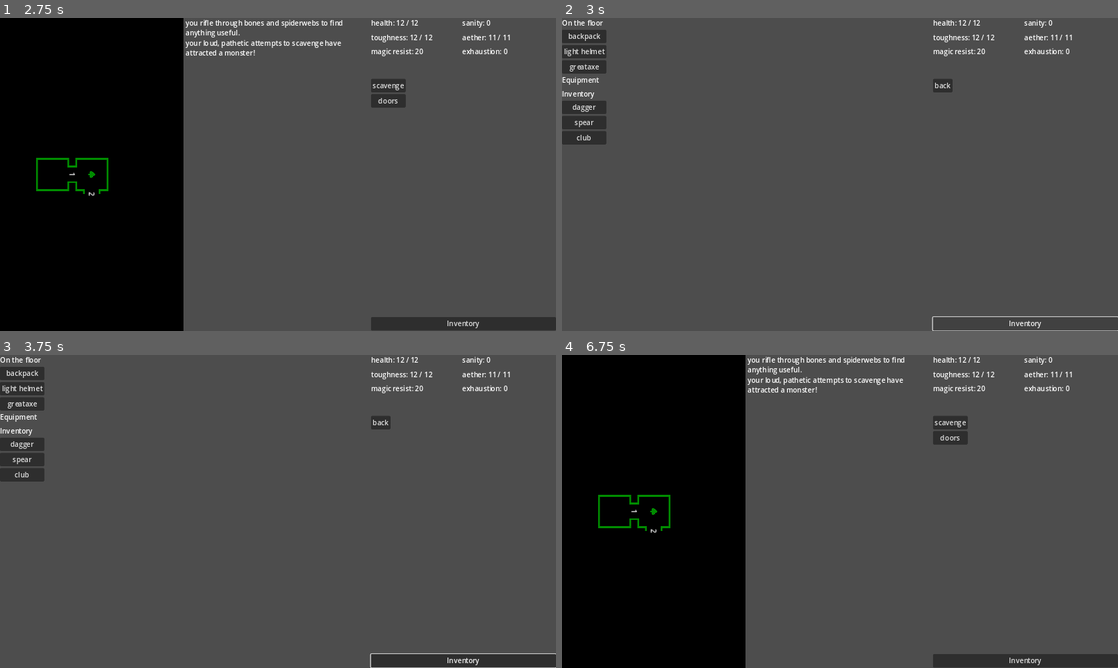
Above: before the commit, frames 1-4 (two rows, left to right).
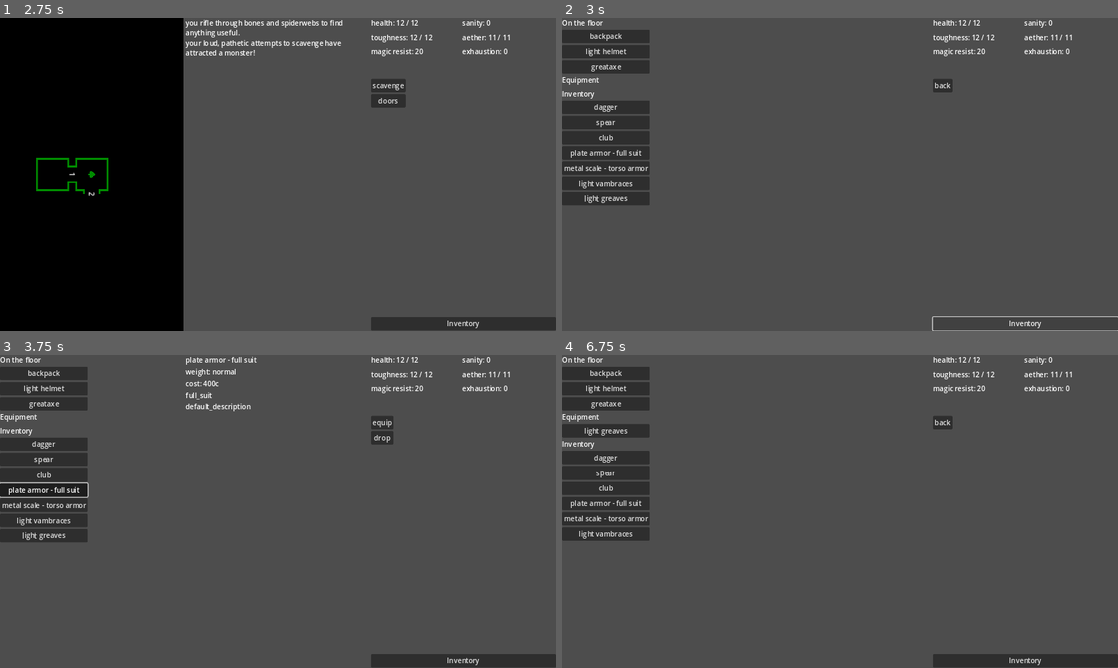
Above: after the commit, the same moments.

Repository: rainbowd-ash/ker_nethalas
Game: Godot game, scene res://globals/game.tscn
Same seed, same stepped clock (60 frames per second), same inputs: the game is played once before the commit and once after it.
Inputs (mouse positions are in pixels of both pictures, inside the frame that each line leads up to):
- Up to frame 1 (2.75 s): click "scavenge" at 0.5 s; click "doors" at 1.25 s; click "move through door 1" at 2 s
- Up to frame 2 (3 s): click "Inventory" at 2.75 s
- Up to frame 3 (3.75 s): click (44, 489) at 3.5 s, where only the run after the commit has a clickable "plate armor - full suit"
- Up to frame 4 (6.75 s): click (606, 505) at 4.25 s, where only the run after the commit has a clickable "metal scale - torso armor"; click (606, 520) at 5 s, where only the run after the commit has a clickable "light vambraces"; click (606, 536) at 5.75 s, where only the run after the commit has a clickable "light greaves"; click "back" (after the commit: "equip") at 6.5 s

Frame 1 is identical in both runs. In frame 2, 4.8% of the frame differs, in the area x 0-16%, y 3-60%; in frame 3, 5.7%; in frame 4, 34%, in the area x 0-73%, y 0-100%.

Commit message:
body armor
added full & piecemeal body armor gearslot
fixed terrible WeaponSlot class
added some armors to test with

Diff:
--- a/character/character.tscn
+++ b/character/character.tscn
@@ -1,11 +1,12 @@
-[gd_scene load_steps=7 format=3 uid="uid://viqctjgf6pg2"]
+[gd_scene load_steps=8 format=3 uid="uid://viqctjgf6pg2"]
 
 [ext_resource type="Script" path="res://character/character.gd" id="1_i8eqm"]
 [ext_resource type="Script" path="res://character/attributes.gd" id="3_ug4ts"]
 [ext_resource type="Script" path="res://character/inventory.gd" id="4_hmyaj"]
 [ext_resource type="Script" path="res://character/skills.gd" id="4_ra211"]
-[ext_resource type="Script" path="res://character/gear.gd" id="5_jk57i"]
-[ext_resource type="Script" path="res://character/weapon_slot.gd" id="6_u5ky3"]
+[ext_resource type="Script" path="res://character/gear/gear.gd" id="5_jk57i"]
+[ext_resource type="Script" path="res://character/gear/weapon_slot.gd" id="6_u5ky3"]
+[ext_resource type="Script" path="res://character/gear/body_slot.gd" id="7_762uu"]
 
 [node name="Character" type="Node"]
 script = ExtResource("1_i8eqm")
@@ -28,3 +29,6 @@
 
 [node name="WeaponSlot" type="Node" parent="Gear"]
 script = ExtResource("6_u5ky3")
+
+[node name="ArmorSlot" type="Node" parent="Gear"]
+script = ExtResource("7_762uu")
--- /dev/null
+++ b/character/gear/body_slot.gd
@@ -0,0 +1,70 @@
+extends GearSlot
+
+var full_suit : Armor = null
+var torso : Armor = null
+var vambraces : Armor = null
+var greaves : Armor = null
+
+func can_equip(armor : Equipment) -> GearSlot:
+	if armor is not Armor:
+		return null
+	if armor.type == Equipment.equipment_types.full_suit:
+		if torso != null or vambraces != null or greaves != null:
+			return null
+		full_suit = armor
+		return self
+	elif [Equipment.equipment_types.torso,
+			Equipment.equipment_types.vambraces,
+			Equipment.equipment_types.greaves]\
+			.has(armor.type):
+		if full_suit != null:
+			return self
+		match armor.type:
+			Equipment.equipment_types.torso:
+				if torso != null:
+					return self
+				torso = armor
+			Equipment.equipment_types.vambraces:
+				if vambraces != null:
+					return self
+				vambraces = armor
+			Equipment.equipment_types.greaves:
+				if greaves != null:
+					return self
+				greaves = armor
+		return self
+	return null
+
+func equip(armor : Equipment) -> bool:
+	if not can_equip(armor):
+		return false
+	if armor.type == Equipment.equipment_types.full_suit:
+		full_suit = armor
+	elif armor.type == Equipment.equipment_types.torso:
+		torso = armor
+	elif armor.type == Equipment.equipment_types.vambraces:
+		vambraces = armor
+	elif armor.type == Equipment.equipment_types.greaves:
+		greaves = armor
+	add_child(armor)
+	return true
+
+func dequip(armor : Equipment) -> Equipment:
+	var return_armor = null
+	if armor == full_suit:
+		return_armor = full_suit
+		remove_child(armor)
+		full_suit = null
+	elif armor == torso:
+		return_armor = torso
+		remove_child(torso)
+		torso = null
+	elif armor == vambraces:
+		return_armor = vambraces
+		remove_child(vambraces)
+		vambraces = null
+	elif armor == greaves:
+		return_armor = greaves
+		remove_child(greaves)
+		greaves = null
+	return return_armor
--- a/character/gear.gd
+++ b/character/gear/gear.gd
@@ -11,7 +11,7 @@
 func equip(equipment : Equipment) -> void:
 	var slot = can_equip(equipment)
 	if slot:
-		slot.add_child(equipment)
+		slot.equip(equipment)
 
 func dequip(equipment : Equipment) -> Equipment:
 	return equipment.get_parent().dequip(equipment)
@@ -50,30 +50,12 @@
 			cap_mod += armor.modify_max_inventory_size()
 	return cap_mod + %Inventory.base_capacity
 
-func modify_attack_skill() -> int:
-	var atk_mod : int = 0
+func modify_skill(skill : String) -> int:
+	var skill_mod : int = 0
 	for equipment in get_equipped():
-		if equipment is Weapon:
-			atk_mod += equipment.get_speed()
-		if equipment.has_method("modify_attack_skill"):
-			atk_mod += equipment.modify_attack_skill()
-	return atk_mod
-
-func modify_defence_skill() -> int:
-	var def_mod : int = 0
-	for equipment in get_equipped():
-		if equipment is Weapon:
-			def_mod += equipment.get_speed()
-		if equipment.has_method("modify_defence_skill"):
-			def_mod += equipment.modify_defence_skill()
-	return def_mod
-
-func modify_initiative_skill() -> int:
-	var init_mod : int = 0
-	for equipment in get_equipped():
-		if equipment.has_method("modify_initiative_value"):
-			init_mod += equipment.modify_initiative_skill()
-	return init_mod
+		if equipment.has_method("modify_skill"):
+			skill_mod = equipment.modify_skill(skill)
+	return skill_mod
 
 func modify_damage_roll() -> int:
 	var dam_mod : int = 0
--- a/types/gear_slot.gd
+++ b/character/gear/gear_slot.gd
@@ -15,10 +15,12 @@
 			return self
 	return null
 
-func equip(equipment : Equipment) -> void:
+func equip(equipment : Equipment) -> bool:
 	var slot = can_equip(equipment)
 	if slot:
 		add_child(equipment)
+		return true
+	return false
 
 func dequip(equipment : Equipment) -> Equipment:
 	remove_child(equipment)
--- /dev/null
+++ b/character/gear/weapon_slot.gd
@@ -0,0 +1,55 @@
+extends GearSlot
+
+var left_hand: Weapon = null
+var right_hand: Weapon = null
+
+func is_single_wielding() -> bool:
+	if (left_hand and not right_hand) or (right_hand and not left_hand):
+		return true
+	return false
+
+func can_equip(weapon : Equipment) -> GearSlot:
+	if weapon is not Weapon:
+		return null
+	if weapon.qualities.has(Weapon.all_qualities.twohanded):
+		if left_hand != null or right_hand != null:
+			return null
+		return self
+	else:
+		if left_hand != null and right_hand != null:
+			return null
+		elif left_hand == null:
+			return self
+		elif right_hand == null:
+			return self
+	return null
+
+func equip(weapon : Equipment) -> bool:
+	if not can_equip(weapon):
+		return false
+	if weapon.qualities.has(Weapon.all_qualities.twohanded):
+		left_hand = weapon
+		right_hand = weapon  # Both hands are occupied by the two-handed weapon
+	if left_hand == null:
+		left_hand = weapon
+	elif right_hand == null:
+		right_hand = weapon
+	add_child(weapon)
+	return true
+
+func dequip(weapon : Equipment) -> Equipment:
+	var return_weapon = null
+	if weapon.qualities.has(Weapon.all_qualities.twohanded) and weapon == left_hand:
+		return_weapon = left_hand
+		left_hand = null
+		right_hand = null
+		remove_child(weapon)
+	if weapon == left_hand:
+		return_weapon = left_hand
+		left_hand = null
+		remove_child(weapon)
+	if weapon == right_hand:
+		return_weapon = right_hand
+		right_hand = null
+		remove_child(weapon)
+	return return_weapon
--- a/character/inventory.gd
+++ b/character/inventory.gd
@@ -10,6 +10,10 @@
 	add_item(Dagger.new())
 	add_item(Spear.new())
 	add_item(Club.new())
+	add_item(FullSuitPlate.new())
+	add_item(TorsoMetalScale.new())
+	add_item(LightVambraces.new())
+	add_item(LightGreaves.new())
 
 func get_items():
 	return get_children()
@@ -18,9 +22,8 @@
 	add_child(item)
 
 func equip(equipment : Equipment):
-	if Character.gear.can_equip(equipment):
-		remove_child(equipment)
-		Character.gear.equip(equipment)
+	remove_child(equipment)
+	Character.gear.equip(equipment)
 
 func drop_item(item : Item):
 	remove_child(item)
--- a/character/weapon_slot.gd
+++ /dev/null
@@ -1,45 +0,0 @@
-extends GearSlot
-
-enum hold_states {
-	unarmed,
-	single_wield,
-	dual_wield,
-	two_handed,
-}
-var hold_state : hold_states = hold_states.unarmed
-
-func _ready() -> void:
-	update_hold_state()
-	valid_equip_types = [
-		Equipment.equipment_types.main_hand,
-		Equipment.equipment_types.off_hand,]
-
-func update_hold_state() -> hold_states:
-	var children = get_children()
-	if children.size() == 0:
-		hold_state = hold_states.unarmed
-	elif children.size() == 1:
-		if children[0].qualities.has(Weapon.all_qualities.twohanded):
-			hold_state = hold_states.two_handed
-			max_equipped = 1
-		else:
-			hold_state = hold_states.single_wield
-			max_equipped = 2
-	else:
-		hold_state = hold_states.dual_wield
-		max_equipped = 2
-	return hold_state
-
-func dequip(equipment : Equipment) -> Equipment:
-	remove_child(equipment)
-	update_hold_state()
-	return equipment
-
-func can_equip(equipment : Equipment) -> GearSlot:
-	update_hold_state()
-	if hold_state == hold_states.two_handed:
-		return null
-	if equipment.qualities.has(Weapon.all_qualities.twohanded):
-		if hold_state == hold_states.single_wield or hold_state == hold_states.dual_wield:
-			return null
-	return super.can_equip(equipment)
--- a/combat/character_dummy.gd
+++ b/combat/character_dummy.gd
@@ -45,7 +45,7 @@
 	for weapon in weapons:
 		var attack_skill = Character.skills.get_value(
 			Character.skills.all_skills.keys()[weapon.skill]
-		) + Character.gear.modify_attack_skill()
+		) + Character.gear.modify_skill("attack")
 		var roll = Dice.opposed_check(
 			CheckValue.new(attack_skill),
 			CheckValue.new(target.get_combat_skill())
@@ -72,14 +72,15 @@
 	get_parent().player_round_finished.emit()
 
 func get_defence_skill() -> int:
+	# TODO fix these so they make more sense (ask character.skills for modified skill value and that checks everywhere)
 	var value = Character.skills.get_value("dodge")
-	value += Character.gear.modify_defence_skill()
+	value += Character.gear.modify_skill("defence")
 	return value
 
 func get_initiative_value() -> int:
 	var value = Character.skills.get_value("perception")
 	value += initiative_mod
-	value += Character.gear.modify_initiative_skill()
+	value += Character.gear.modify_skill("initiative")
 	return value
 
 # checks weapons for attack rolls and modifiers (speed etc)
--- /dev/null
+++ b/tables/armors/body_armors/body_armor.gd
@@ -0,0 +1,10 @@
+extends Armor
+class_name BodyArmor
+
+# affects acrobatics, dodge, and stealth skills
+var maneuverability : int = -30
+
+func modify_skill(skill : String):
+	match skill:
+		"acrobatics", "dodge", "stealth":
+			return maneuverability
--- /dev/null
+++ b/tables/armors/body_armors/full_suit_plate.gd
@@ -0,0 +1,10 @@
+extends BodyArmor
+class_name FullSuitPlate
+
+func _init():
+	title = "plate armor - full suit"
+	type = equipment_types.full_suit
+	cost = 400
+	integrity = UsageDie.new("d12")
+	protection = 3
+	maneuverability = -30
--- /dev/null
+++ b/tables/armors/body_armors/light_greaves.gd
@@ -0,0 +1,10 @@
+extends BodyArmor
+class_name LightGreaves
+
+func _init():
+	title = "light greaves"
+	type = equipment_types.greaves
+	cost = 10
+	protection = 1
+	integrity = UsageDie.new("d6")
+	maneuverability = -5
--- /dev/null
+++ b/tables/armors/body_armors/light_vambraces.gd
@@ -0,0 +1,10 @@
+extends BodyArmor
+class_name LightVambraces
+
+func _init():
+	title = "light vambraces"
+	type = equipment_types.vambraces
+	cost = 10
+	protection = 1
+	integrity = UsageDie.new("d6")
+	maneuverability = -5
--- /dev/null
+++ b/tables/armors/body_armors/torso_metal_scale.gd
@@ -0,0 +1,10 @@
+extends BodyArmor
+class_name TorsoMetalScale
+
+func _init():
+	title = "metal scale - torso armor"
+	type = equipment_types.torso
+	cost = 150
+	protection = 2
+	integrity = UsageDie.new("d10")
+	maneuverability = -20
--- a/types/weapon.gd
+++ b/tables/weapons/weapon.gd
@@ -26,6 +26,15 @@
 
 # stat modification methods
 # ===================================================================
+func modify_skill(skill : String):
+	match skill:
+		"attack":
+			return modify_attack_skill()
+		"defence":
+			return modify_defence_skill()
+		"initative":
+			return modify_initiative_skill()
+
 func modify_defence_skill() -> int:
 	var mod = 0
 	#if qualities.has(all_qualities.defensive) and Character.gear.has_shield():
@@ -48,8 +57,9 @@
 
 func modify_damage_roll() -> int:
 	var mod = 0
-	if qualities.has(all_qualities.versatile): # TODO fix this to check for offhand
-		mod += 1
+	if qualities.has(all_qualities.versatile):
+		if get_parent().is_single_wielding():
+			mod += 1
 	if qualities.has(all_qualities.twohanded):
 		mod += 1
 	if qualities.has(all_qualities.powerful):
--- a/types/equipment.gd
+++ b/types/equipment.gd
@@ -6,7 +6,10 @@
 	off_hand,
 	belt,
 	head,
-	armor,
+	full_suit,
+	torso, # body
+	vambraces, # arms
+	greaves, # legs
 	gloves,
 	boots,
 	amulet,
Renamed: types/armor.gd -> tables/armors/armor.gd
